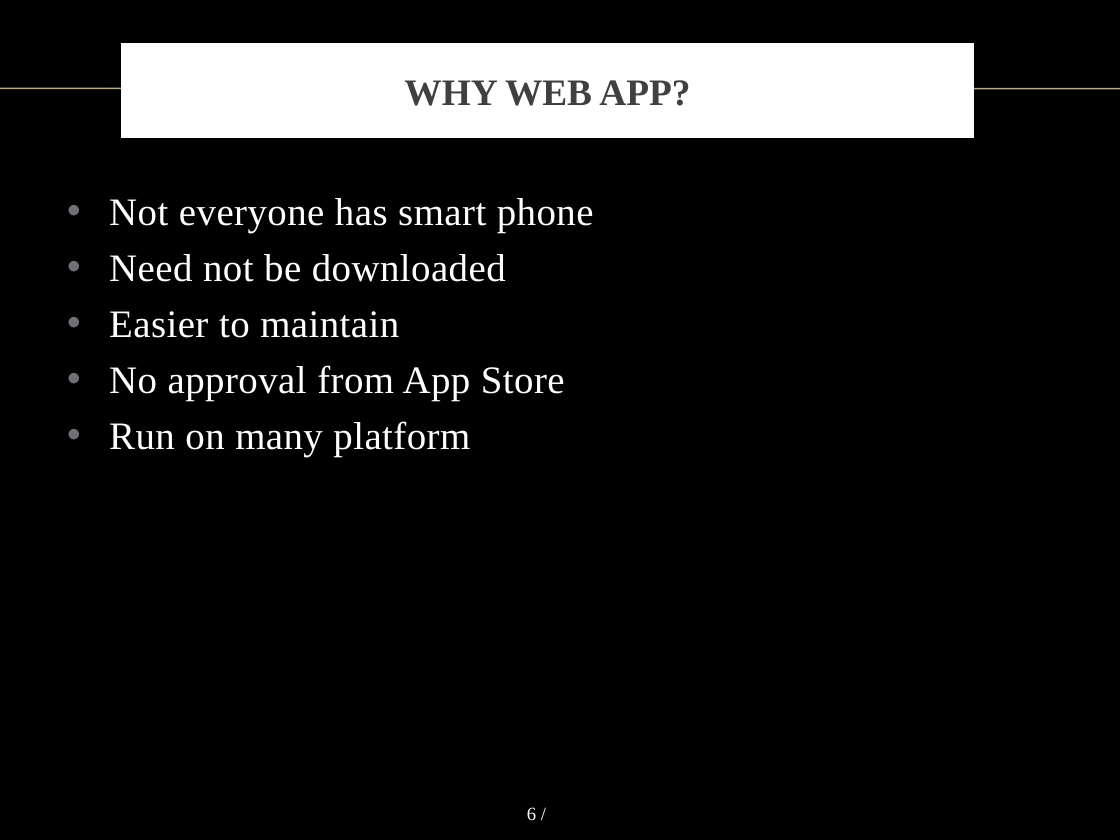
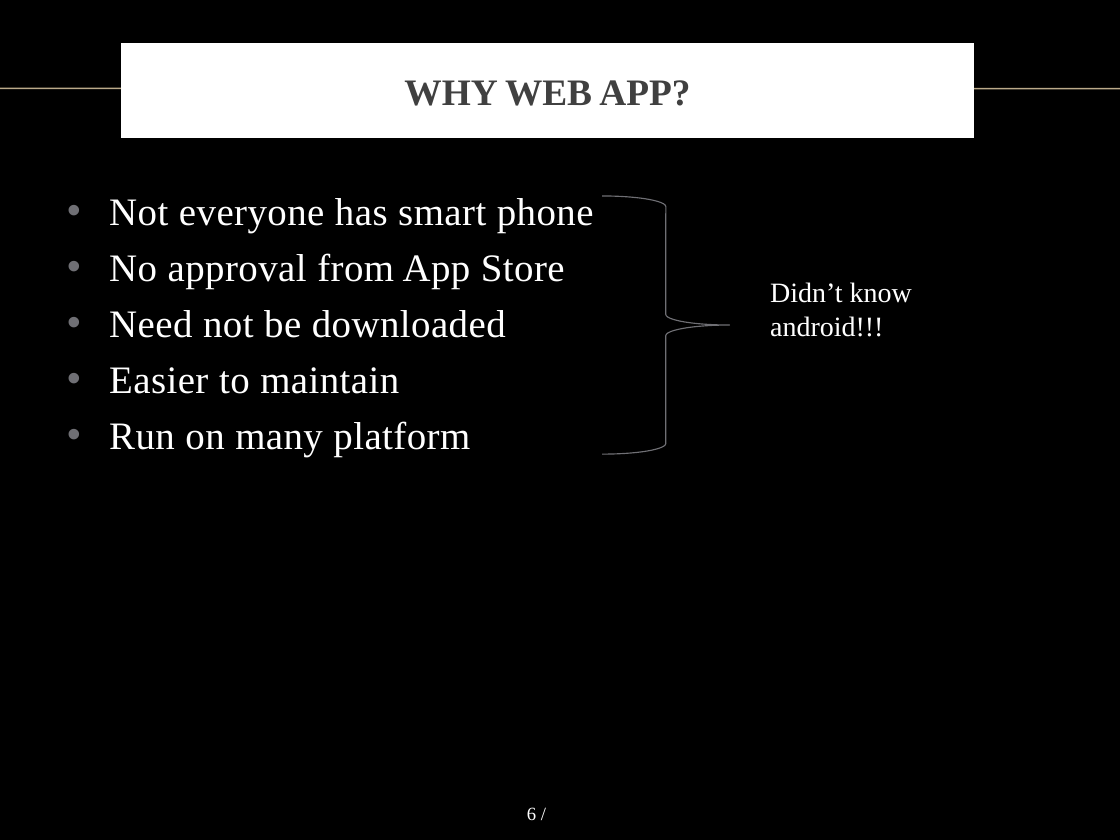
Before and after one commit to vong-srey/Paravantage, a slide deck: slide 6 of Presentation.pptx. Drawn at 1120x840 pixels with LibreOffice and Linux fonts; fonts in the diff are those of the drawing; background and template pictures are left out. Boxes give left, top, right and bottom in pixels: in the first picture for what was removed or moved away, otherwise in the second. Text is boxed around its words. In the diff, an @@ line names an element or a change of style, - is before the commit and + after.

Commit message:
Updated Presentation
Slides 1-9 updated, please check for your previous changes.

```diff
--- a/Presentation.pptx
+++ b/Presentation.pptx
@@ right brace added at bbox=[603, 196, 730, 455], outline #6F6F74 0.75 pt @@
@@ text at bbox=[109, 253, 565, 289]: paragraph added @@
+• No approval from App Store
@@ text added at bbox=[770, 282, 912, 337], 18 pt, text #FFFFFF @@
+Didn’t know android!!!
@@ text at bbox=[109, 365, 565, 401]: paragraph removed @@
-• No approval from App Store
```
Also in this commit, not shown: 9 other slides changed.
